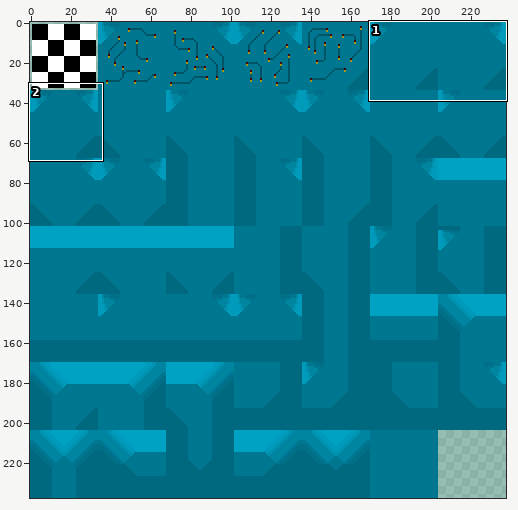
File history of a sprite sheet, tilesets/tilTest/output_tileset.png. The first picture is a wide view before the edit; the outline marks the close-up.
Close-up. The starting point:
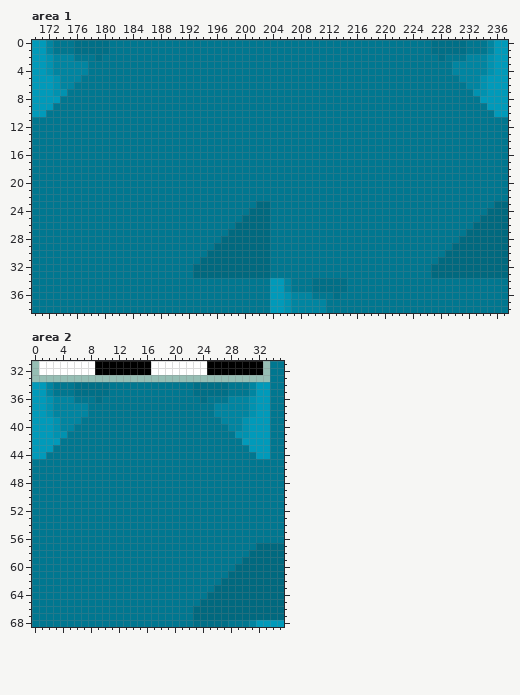
The file is 476x476 pixels, drawn in blocks of 2x2; one block is one cell here. Colours within 5 levels of each other are drawn and written as one. Shown: area 1: x 170..237, y 0..38; area 2: x 0..35, y 31..68.
Once edited:
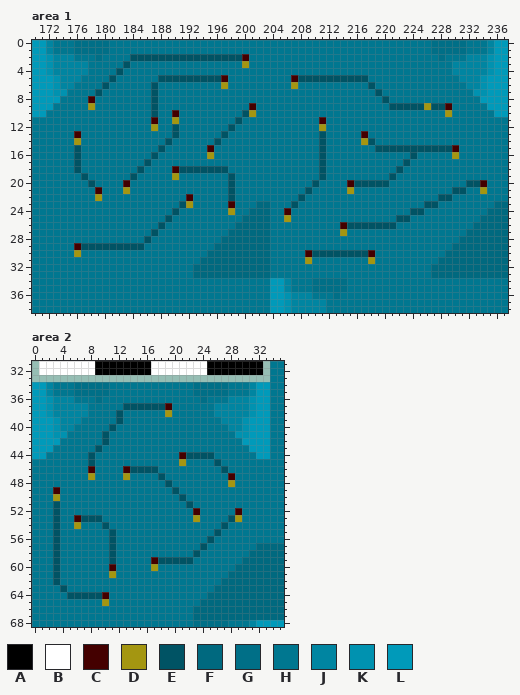
Palette (. is transparent): A #000000  B #ffffff  C #440000  D #a49611  E #005364  F #00697f  G #006f87  H #007790  J #0085a1  K #0092b0  L #009aba
Change:
Changed rows in their new state; - is an unchanged pixel.
Area 1:
first column x 176:
 2 --------EEEEEEEEEEEEEEEEC----------------------------------
 3 -------E----------------D----------------------------------
 4 ------E----------------------------------------------------
 5 -----E------EEEEEEEEEC---------CEEEEEEEEEE-----------------
 6 ----E------E---------D---------D----------E----------------
 7 ---E-------E-------------------------------E---------------
 8 --C--------E--------------------------------E--------------
 9 --D--------E-------------C-------------------EEEEEDEEC-----
10 -----------E--C---------ED---------------------------D-----
11 -----------C--D--------E-----------C-----------------------
12 -----------D--E-------E------------D-----------------------
13 C-------------E------E-------------E-----C-----------------
14 D------------E------E--------------E-----DE----------------
15 E-----------E------C---------------E-------EEEEEEEEEEEC----
16 E----------E-------D---------------E------------E-----D----
17 E---------E------------------------E-----------E-----------
18 E--------E----CEEEEEEE-------------E----------E------------
19 -E------E-----D-------E------------E---------E-------------
20 --E----C--------------E-----------E----CEEEEE-----------EEC
21 ---C---D--------------E----------E-----D--------------EE--D
22 ---D------------C-----E---------E-------------------EE-----
23 ---------------ED-----C--------E------------------EE-------
24 --------------E-------D-------C-----------------EE---------
25 -------------E----------------D---------------EE-----------
26 ------------E-------------------------CEEEEEEE-------------
27 -----------E--------------------------D--------------------
28 ----------E------------------------------------------------
29 CEEEEEEEEE-------------------------------------------------
30 D--------------------------------CEEEEEEEEC----------------
31 ---------------------------------D--------D----------------
Area 2:
first column x 3:
37 ----------EEEEEEC----------
38 ---------E------D----------
39 ---------E-----------------
40 --------E------------------
41 -------E-------------------
42 -------E-------------------
43 ------E--------------------
44 -----E------------CEEEE----
45 -----E------------D----E---
46 -----C----CEEEE---------E--
47 -----D----D----E---------C-
48 ----------------E--------D-
49 C----------------E---------
50 D-----------------E--------
51 E------------------E-------
52 E-------------------C-----C
53 E--CEEE-------------D----ED
54 E--D---E----------------E--
55 E-------E--------------E---
56 E-------E-------------E----
57 E-------E------------E-----
58 E-------E-----------E------
59 E-------E-----CEEEEE-------
60 E-------C-----D------------
61 E-------D------------------
62 E--------------------------
63 -E-------------------------
64 --EEEEEC-------------------
65 -------D-------------------
Changed places in both close-ups, as pixel boxes (x1, y1, x2, y2):
changed: (74, 54, 256, 257)
changed: (284, 75, 487, 264)
changed: (53, 403, 242, 606)
